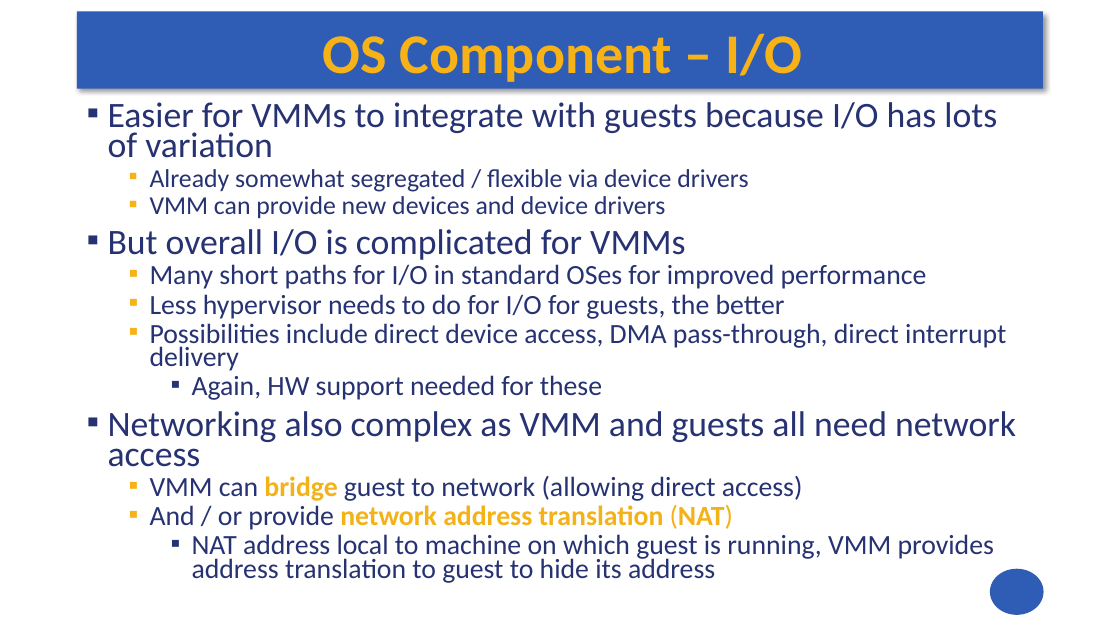
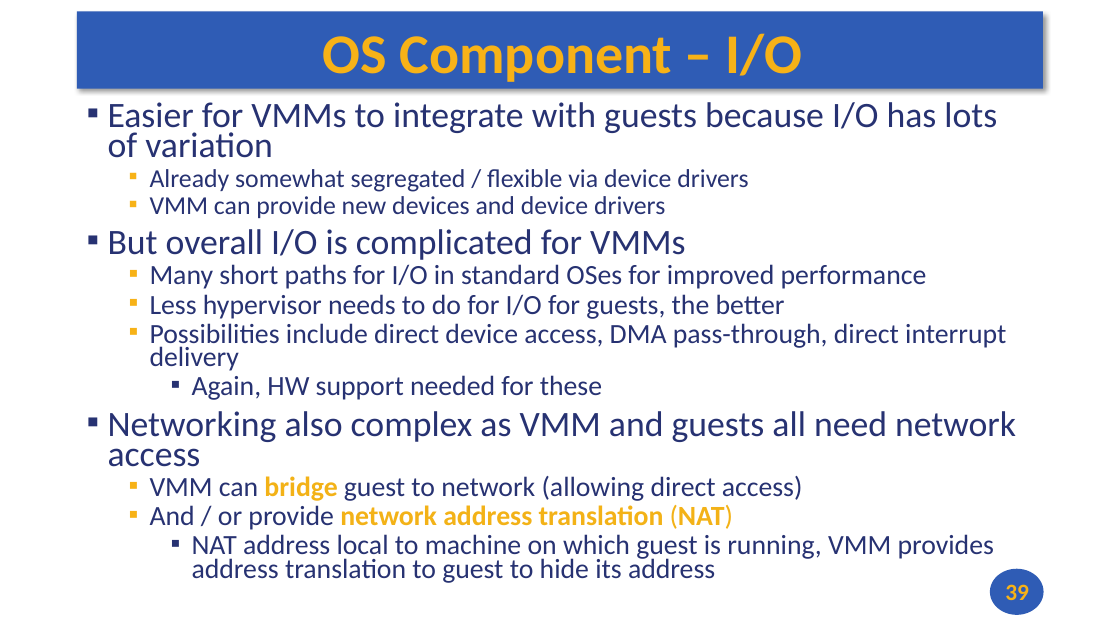
Before and after one commit to andrewt0301/hse-acos-course, a slide deck: slide 39 of docs/part2os/11_VM/OS_Lecture_11.pptx. Drawn at 1120x630 pixels with LibreOffice and Linux fonts; fonts in the diff are those of the drawing. Boxes give left, top, right and bottom in pixels: in the first picture for what was removed or moved away, otherwise in the second. Text is boxed around its words. In the diff, an @@ line names an element or a change of style, - is before the commit and + after.

```diff
--- a/docs/part2os/11_VM/OS_Lecture_11.pptx
+++ b/docs/part2os/11_VM/OS_Lecture_11.pptx
@@ page number added at [1005,584,1029,600], 20 pt, text #F7B217, bold @@
+39
```
Also in this commit, not shown: 39 other slides changed, 1 other file.
